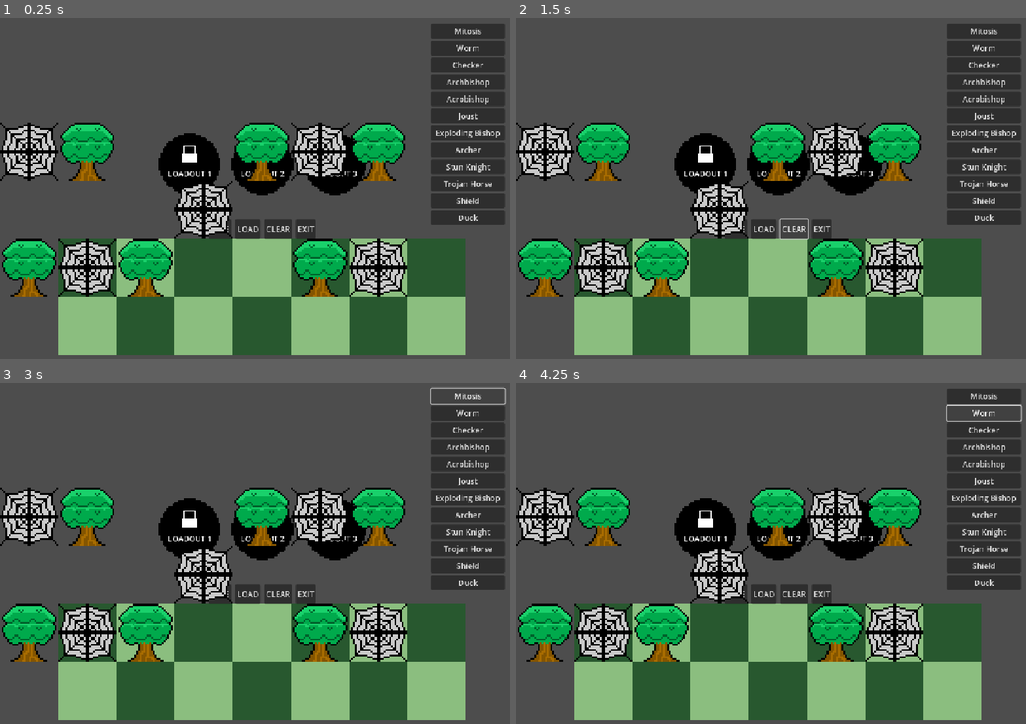
Above: before the commit, frames 1-4 (two rows, left to right).
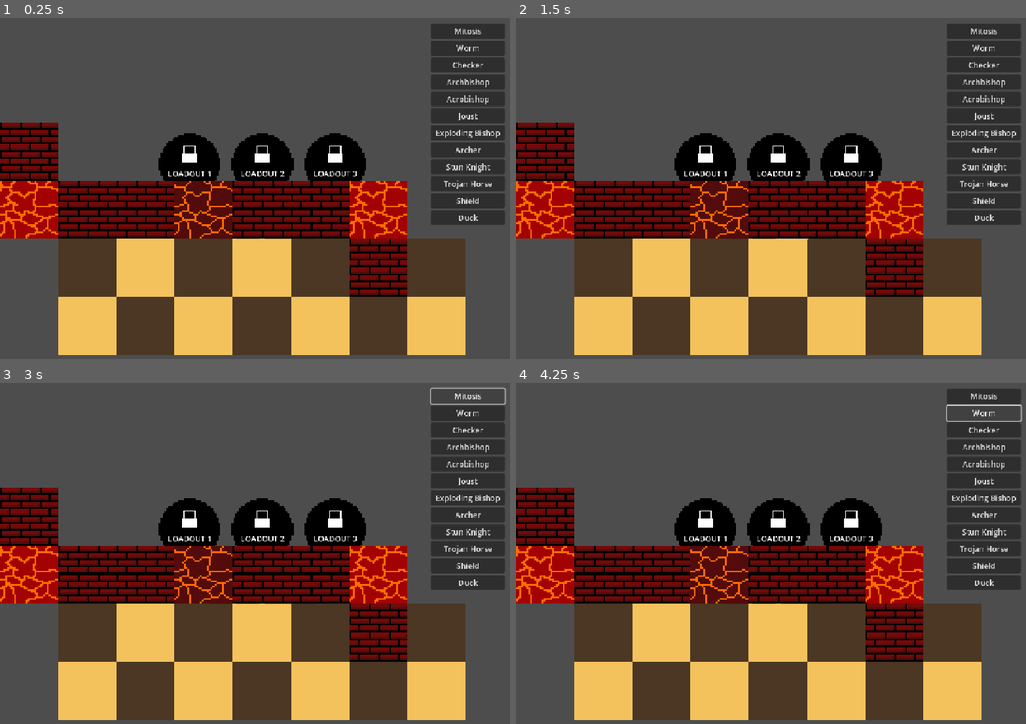
Above: after the commit, the same moments.

Repository: Wyadox/TurnBasedLite
Game: Godot game, scene res://scenes/loadout_menu.tscn
Same seed, same stepped clock (60 frames per second), same inputs: the game is played once before the commit and once after it. This scene is started directly instead of the project's main scene.
Inputs (mouse positions are in pixels of both pictures, inside the frame that each line leads up to):
- Up to frame 1 (0.25 s): no input
- Up to frame 2 (1.5 s): click "SAVE" at 0.5 s; click "CLEAR" at 1.25 s
- Up to frame 3 (3 s): click (198, 536) at 2.02 s; click "Mitosis" at 2.75 s
- Up to frame 4 (4.25 s): click "Worm" at 3.5 s

The runs differ from the first frame. In frame 1, 48% of the frame differs, in the area x 0-92%, y 30-99%; in frame 2, 48%; in frame 3, 48%; in frame 4, 48%.

Commit message:
fixed setup phase limiter

Diff:
--- a/chess-game/scenes/game.tscn
+++ b/chess-game/scenes/game.tscn
@@ -7,7 +7,6 @@
 [ext_resource type="Texture2D" uid="uid://3dyvehvtliv5" path="res://FullBar.png" id="7_gee14"]
 [ext_resource type="PackedScene" uid="uid://qrys574fx6lg" path="res://scenes/loadout_slots_vbox.tscn" id="7_u5sy4"]
 [ext_resource type="Texture2D" uid="uid://sk1h15tij822" path="res://customSpritesheetFull.png" id="8_gee14"]
-
 
 [node name="Game" type="Node2D"]
 script = ExtResource("1_yqjtg")
@@ -93,7 +92,7 @@
 offset_bottom = 733.0
 
 [node name="IndicatorImage" type="Sprite2D" parent="."]
-position = Vector2(-301, 57)
+position = Vector2(-433, 60)
 texture = ExtResource("8_gee14")
 
 [node name="SetupPhaseUI" parent="." instance=ExtResource("6_p57ef")]
--- a/chess-game/scripts/board.gd
+++ b/chess-game/scripts/board.gd
@@ -19,7 +19,7 @@
 	FOREST,
 	WALL
 }
-var selected_board: BOARD_TYPE = BOARD_TYPE.FOREST
+var selected_board: BOARD_TYPE = BOARD_TYPE.WALL
 const CELL_SIZE = 120
 
 const BOARD_HEIGHT = 7
@@ -439,7 +439,8 @@
 func num_pieces():
 	var count : int = 0
 	for piece in pieces:
-		count += 1
+		if piece.piece_type != Globals.PIECE_TYPES.WATER and piece.piece_type != Globals.PIECE_TYPES.BRIDGE_LEFT and piece.piece_type != Globals.PIECE_TYPES.BRIDGE_RIGHT and piece.piece_type != Globals.PIECE_TYPES.BRIDGE_MID and piece.piece_type != Globals.PIECE_TYPES.BRIDGE_FULL and piece.piece_type != Globals.PIECE_TYPES.WEB and piece.piece_type != Globals.PIECE_TYPES.MAGMA_HIGH and piece.piece_type != Globals.PIECE_TYPES.MAGMA_MED and piece.piece_type != Globals.PIECE_TYPES.MAGMA_LOW and piece.piece_type != Globals.PIECE_TYPES.BRICKS and piece.piece_type != Globals.PIECE_TYPES.TREE:
+			count += 1
 	return count
 
 
--- a/chess-game/scripts/game.gd
+++ b/chess-game/scripts/game.gd
@@ -200,23 +200,11 @@
 				var jumped_pos = Vector2(int((old_pos.x + to_move.x) / 2), int((old_pos.y + to_move.y) / 2))
 				var jumped_piece = board.get_piece(jumped_pos)
 				if jumped_piece != null and jumped_piece.color != selected_piece.color:
-					#if jumped_piece.piece_type == Globals.PIECE_TYPES.EXPLODING_BISHOP:
-						#ExplodingBishop.explode_range(jumped_piece, board)
-					#else:
 					board.on_capture(jumped_piece, selected_piece, board)
 					checker_captured = true
 					dest_piece = null
-		#if selected_piece.piece_type == Globals.PIECE_TYPES.CHECKER:
-			#jumped_piece_location = selected_piece.checker_threat_pos(true)
-			#if jumped_piece_location != []:
-				#print("the current capture value is: ")
-				#print(jumped_piece_location[0])
-				#jumped = board.get_piece(jumped_piece_location[0])
-				#dest_piece = jumped
-				##board.delete_piece(jumped)
-				#checker_captured = true
 		# Delete only if the target piece is of different color
-		if dest_piece != null and dest_piece.color != selected_piece.color:
+		if dest_piece != null and dest_piece.color != selected_piece.color: #and dest_piece.color != Globals.COLORS.TILE:
 			if selected_piece.piece_type == Globals.PIECE_TYPES.EXPLODING_BISHOP:
 				shield_king_killed = ExplodingBishop.explode_king(dest_piece, selected_piece, board)
 				#board.delete_piece(selected_piece, board)
@@ -278,25 +266,13 @@
 	):
 		return false
 
-#	if status == Globals.COLORS.WHITE && black_shield_king_alive:
-#		shield_king_position = board.black_king_pos
-#		shield_king = board_copy.get_piece(shield_king_position)
-#	elif status == Globals.COLORS.BLACK && white_shield_king_alive:
-#		shield_king_position = board.white_king_pos
-#		shield_king = board_copy.get_piece(shield_king_position)
-#	if src_piece.piece_type != Globals.PIECE_TYPES.EXPLODING_BISHOP && shield_king != null:
-#		for position in shield_king.shield_king_protect_positions():
-#			print(position)
-#			if board_copy.get_piece(position) != null && position == to_pos:
-#				return false
-
 	var dest_piece = board.get_piece(to_pos)
-	if dest_piece != null and ((board.piece_is_protected(dest_p …(85 unchanged characters)… piece_type == Globals.PIECE_TYPES.DUCK):
+	if dest_piece != null and ((board.piece_is_protected(dest_p …(85 unchanged characters)… piece_type == Globals.PIECE_TYPES.DUCK): #and dest_piece != Globals.PIECE_TYPES.WATER and dest_piece != Globals.PIECE_TYPES.MAGMA_HIGH and dest_piece != Globals.PIECE_TYPES.MAGMA_MED and dest_piece != Globals.PIECE_TYPES.MAGMA_LOW and dest_piece != Globals.PIECE_TYPES.BRICKS and dest_piece != Globals.PIECE_TYPES.TREE:
 		return false
 
 
 	var dst_piece = board_copy.get_piece(to_pos)
-	if dst_piece != null:
+	if dst_piece != null: #and dst_piece != Globals.PIECE_TYPES.WATER and dst_piece != Globals.PIECE_TYPES.MAGMA_HIGH and dst_piece != Globals.PIECE_TYPES.MAGMA_MED and dst_piece != Globals.PIECE_TYPES.MAGMA_LOW and dst_piece != Globals.PIECE_TYPES.BRICKS and dst_piece != Globals.PIECE_TYPES.TREE:
 		board_copy.delete_piece(dst_piece)
 	src_piece.move_position(to_pos)
 
--- a/chess-game/scripts/setup_phase_ui.gd
+++ b/chess-game/scripts/setup_phase_ui.gd
@@ -95,7 +95,7 @@
 		if (status == Globals.COLORS.WHITE):
 			white_dict.erase(piece_type)
 			white_base_dict[piece_base] -= 1
-		else:
+		elif (status == Globals.COLORS.BLACK):
 			black_dict.erase(piece_type)
 			black_base_dict[piece_base] -= 1
 		print("Piece REFUNDED")
